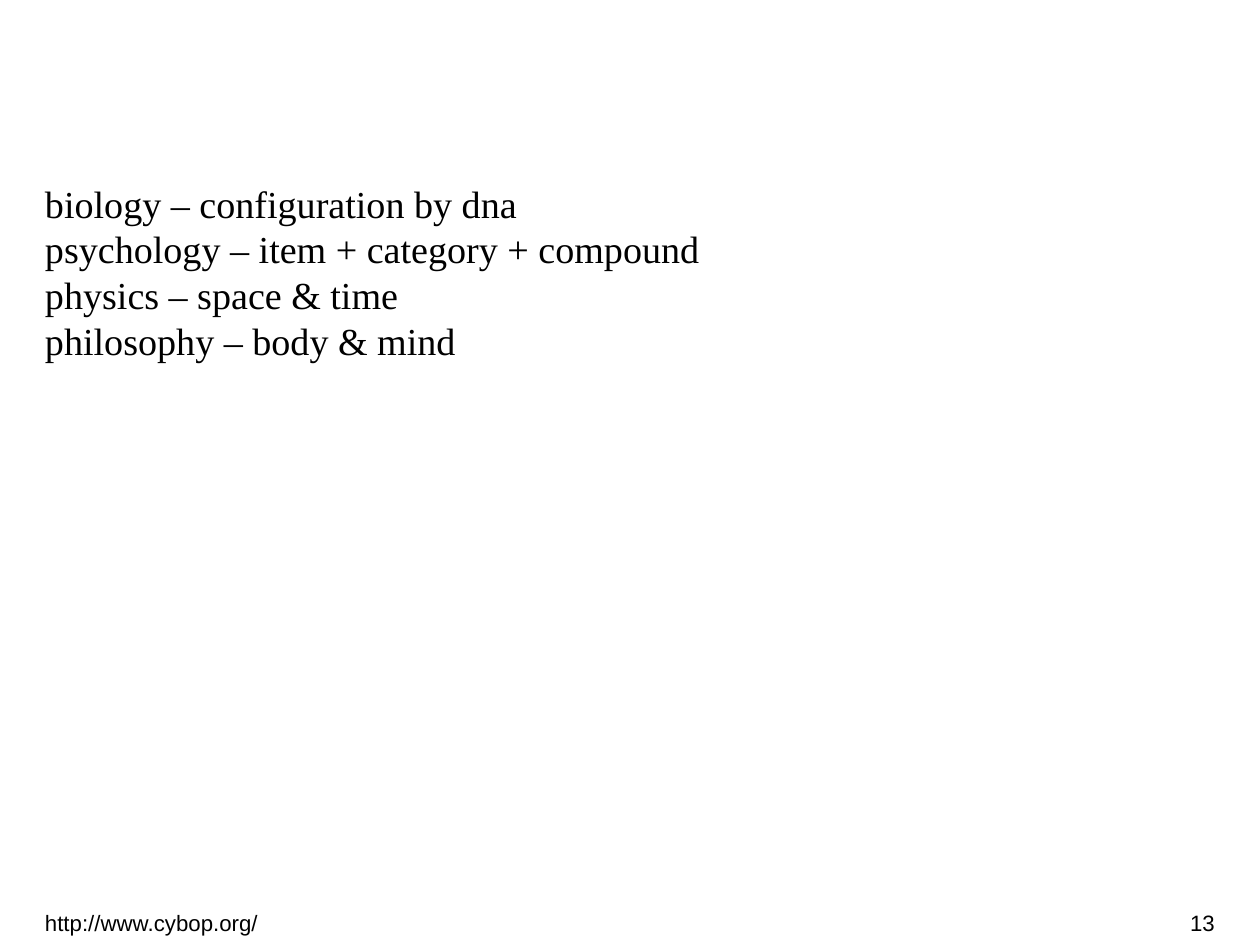
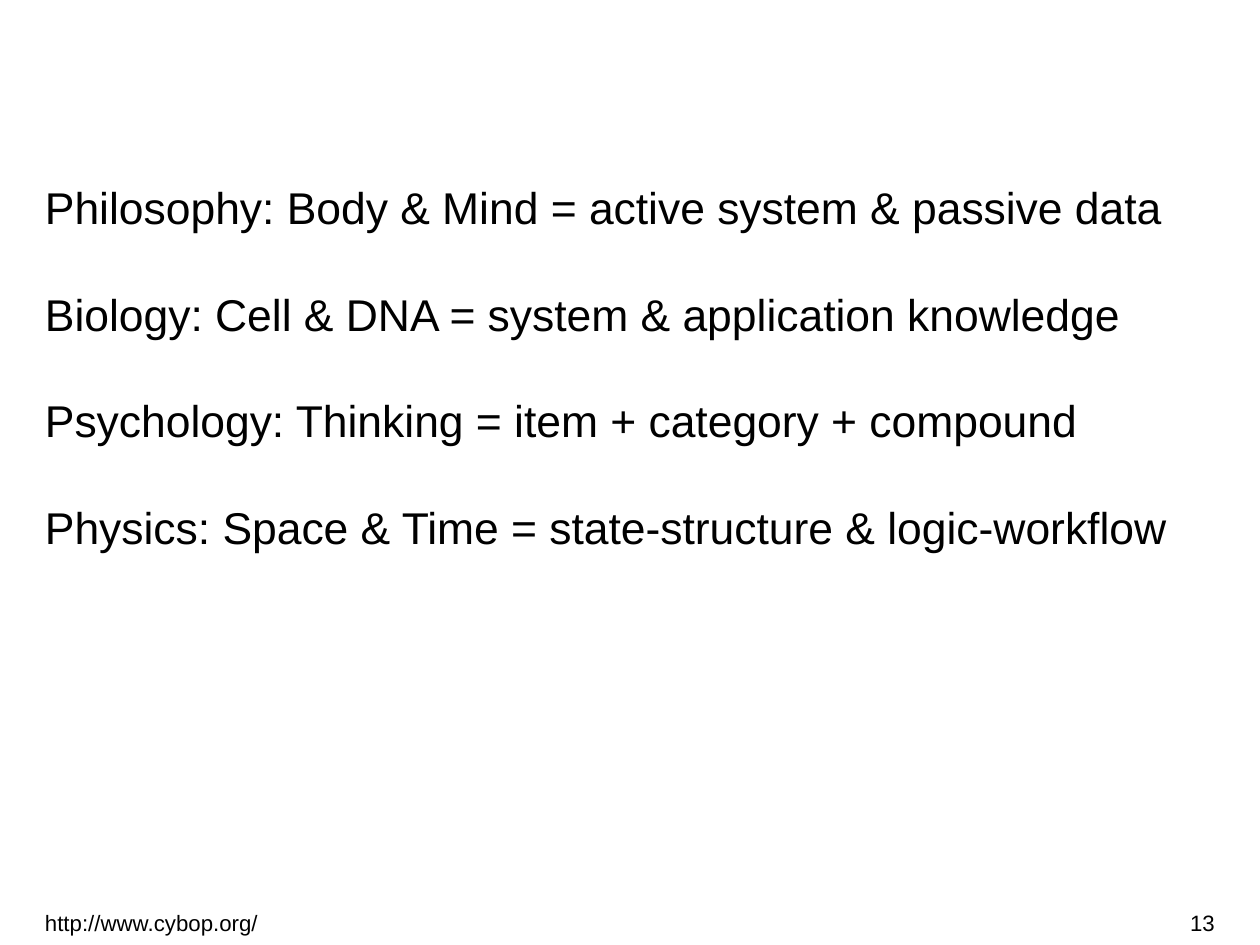
Before and after one commit to GitMirroring/cybop, a slide deck: slide 13 of doc/lightning_talk/cybop.odp. Drawn at 1260x945 pixels with LibreOffice and Linux fonts; fonts in the diff are those of the drawing; background and template pictures are left out. Boxes give left, top, right and bottom in pixels: in the first picture for what was removed or moved away, otherwise in the second. Text is boxed around its words. In the diff, an @@ line names an element or a change of style, - is before the commit and + after.

```diff
--- a/doc/lightning_talk/cybop.odp
+++ b/doc/lightning_talk/cybop.odp
@@ text removed at (45, 191, 699, 362) @@
-biology – configuration by dna
-psychology – item + category + compound
-physics – space & time
-philosophy – body & mind
@@ text added at (45, 191, 1166, 553), 28 pt, text #000000 @@
+Philosophy: Body & Mind = active system & passive data
+Biology: Cell & DNA = system & application knowledge
+Psychology: Thinking = item + category + compound
+Physics: Space & Time = state-structure & logic-workflow
```
Also in this commit, not shown: 5 other slides changed, 4 slides added, 2 slides removed, 2 other files.
